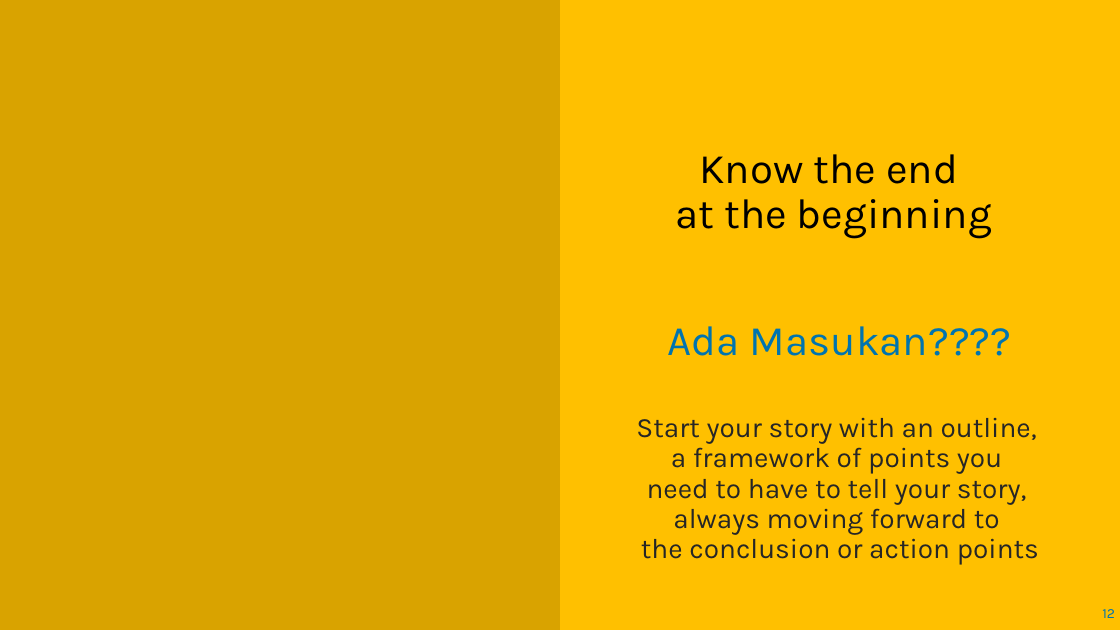
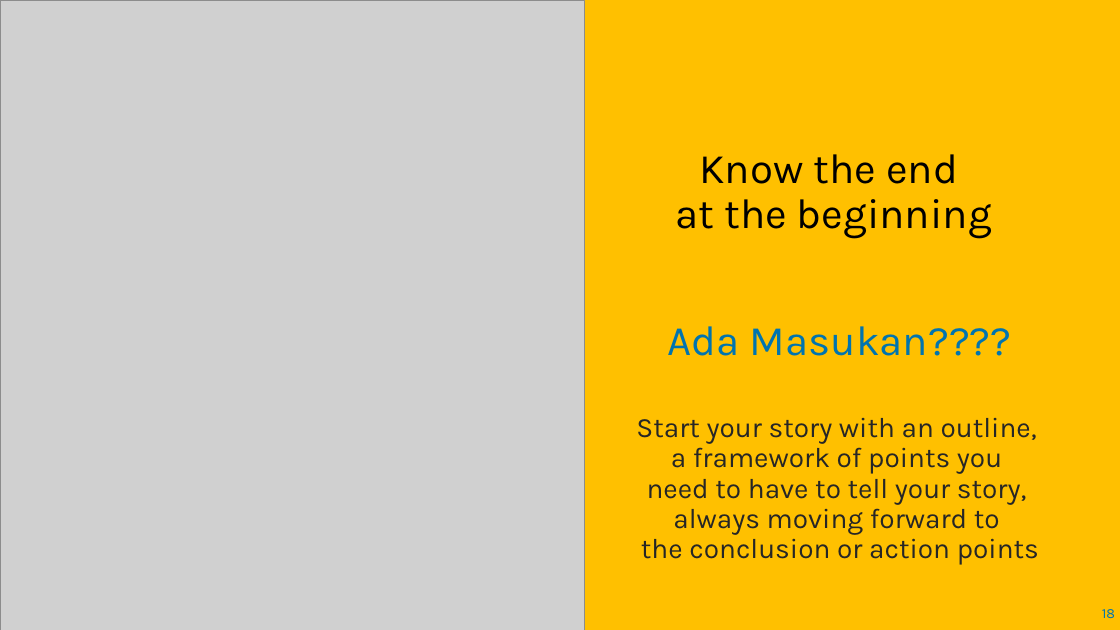
Before and after one commit to chariotofthesun/kkngenap2024, a slide deck: slide 18 of petunjuk teknis luaran kkn untag sby.pptx (slide 12 before the commit). Drawn at 1120x630 pixels with LibreOffice and Linux fonts; fonts in the diff are those of the drawing; grey boxes stand for pictures; background and template pictures are left out. Boxes give left, top, right and bottom in pixels: in the first picture for what was removed or moved away, otherwise in the second. Text is boxed around its words. In the diff, an @@ line names an element or a change of style, - is before the commit and + after.

```diff
--- a/petunjuk teknis luaran kkn untag sby.pptx
+++ b/petunjuk teknis luaran kkn untag sby.pptx
@@ rectangle removed at [0, 0, 560, 630] @@
@@ picture added at [0, 0, 585, 630] @@
@@ page number at [1102, 609, 1115, 618]: text changed @@
-12
+18
```
Also in this commit, not shown: 7 slides added, 1 slide removed.
